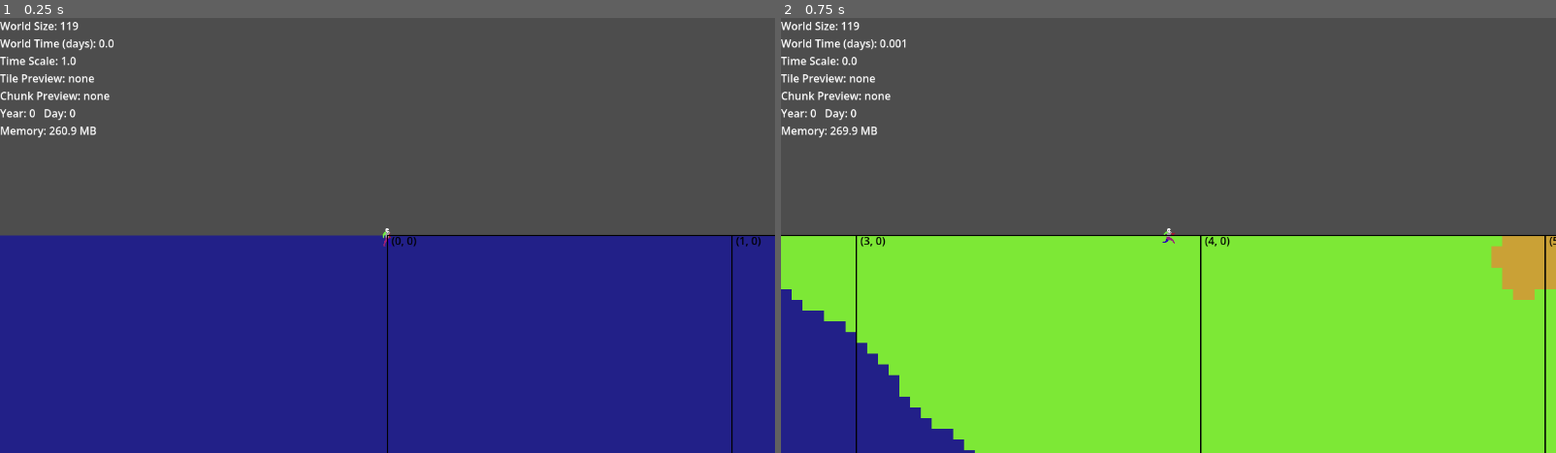
Above: before the commit, frames 1-2 (left to right).
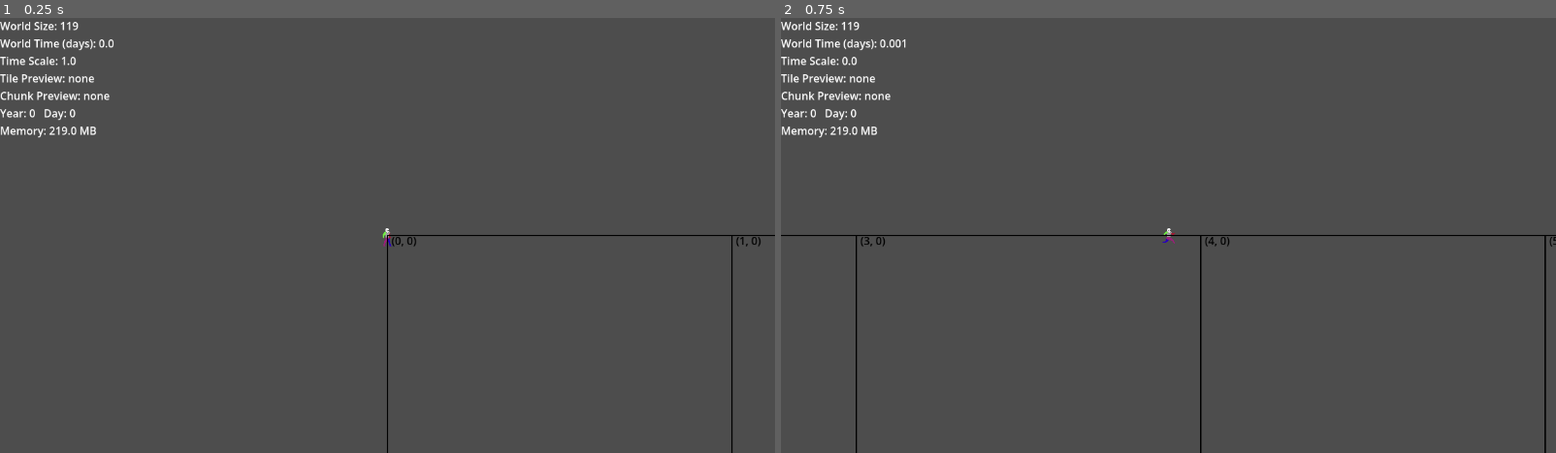
Above: after the commit, the same moments.

Repository: FutureQueenBee/game
Game: Godot game, scene res://WorldRoot.tscn
The game is run twice, just before and just after one commit, with the same random seed, the same clock (stepped at 60 frames per second) and the same inputs.
Inputs (mouse positions are in pixels of both pictures, inside the frame that each line leads up to):
- Up to frame 1 (0.25 s): no input
- Up to frame 2 (0.75 s): tap Enter at 0.5 s; move the mouse to (1339, 213) at 0.52 s; hold Right (ui_right) from 0.53 s (still down); tap P at 0.6 s; click (1339, 213) at 0.67 s

The runs differ from the first frame. In frame 1, 50% of the frame differs, in the area x 0-100%, y 24-100%; in frame 2, 50%.
Error after the commit: Parse Error: Expected end of statement after expression, found "," instead. (res://scripts/ChunkRenderer.gd:58)

Commit message:
Fix: Synchronize visual chunk offsets to resolve terrain gaps when walking left

Diff:
--- a/scripts/ChunkRenderer.gd
+++ b/scripts/ChunkRenderer.gd
@@ -37,9 +37,16 @@
 
 func draw_chunk(chunk_coord: Vector2i, center: Vector2i, world_width_chunks: int, tiles: Array) -> void:
 	var chunk_size: int = _chunk_size()
+
+	# 1. Get raw distance in chunks
 	var dx = chunk_coord.x - center.x
+
+	# 2. Wrap dx to the range [-width/2, width/2]
+	# This ensures the chunk is drawn on the side of the player that is geographically closer
 	if world_width_chunks > 0:
 		dx = posmod(dx + world_width_chunks / 2, world_width_chunks) - (world_width_chunks / 2)
+
+	# 3. Calculate final TileMap grid coordinates
 	var draw_x = center.x + dx
 	var base_x: int = draw_x * chunk_size
 	var base_y: int = chunk_coord.y * chunk_size
@@ -47,7 +54,8 @@
 	for x: int in range(chunk_size):
 		for y: int in range(chunk_size):
 			var t = tiles[x][y]
-			set_cell(0, Vector2i(base_x + x, base_y + y), 0, Vector2i(t.tile_id, 0))
+			# Layer 0, Grid Pos, Source ID 0, Atlas Coords
+			set_cell(0, Vector2i(base_x + x, base_y + y), 0, Vector2i(t.tile_id, 0)), 0, Vector2i(t.tile_id, 0))
 
 func _has_tiles_in_map(chunk_coord: Vector2i) -> bool:
 	# Check if the first tile of the chunk is set to determine if we need a redraw
